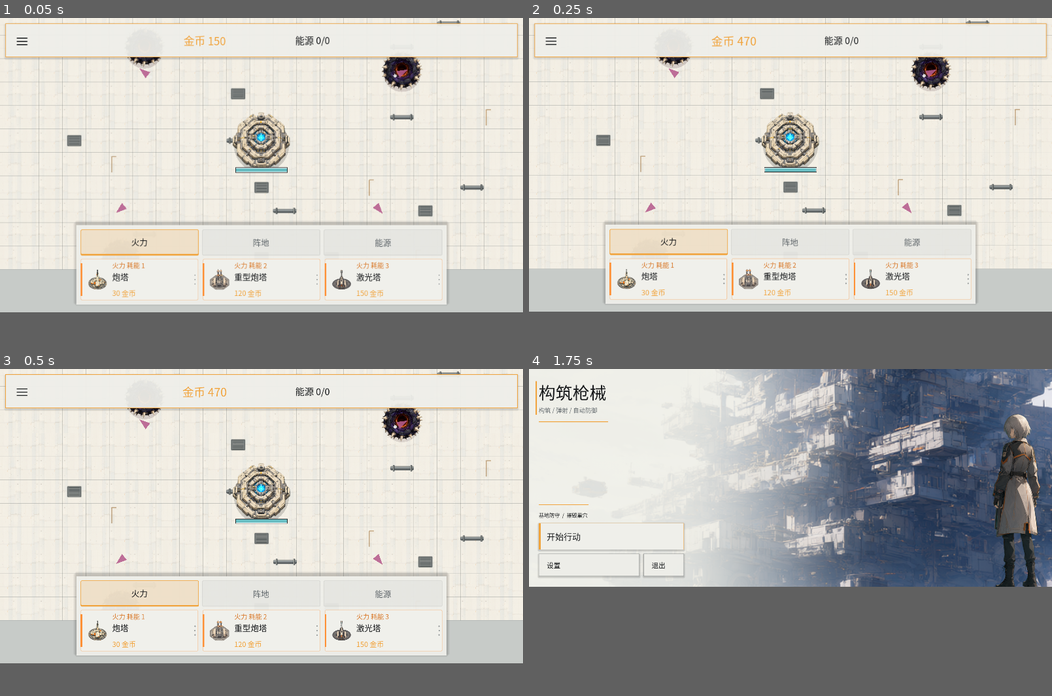
Above: before the commit, frames 1-4 (two rows, left to right).
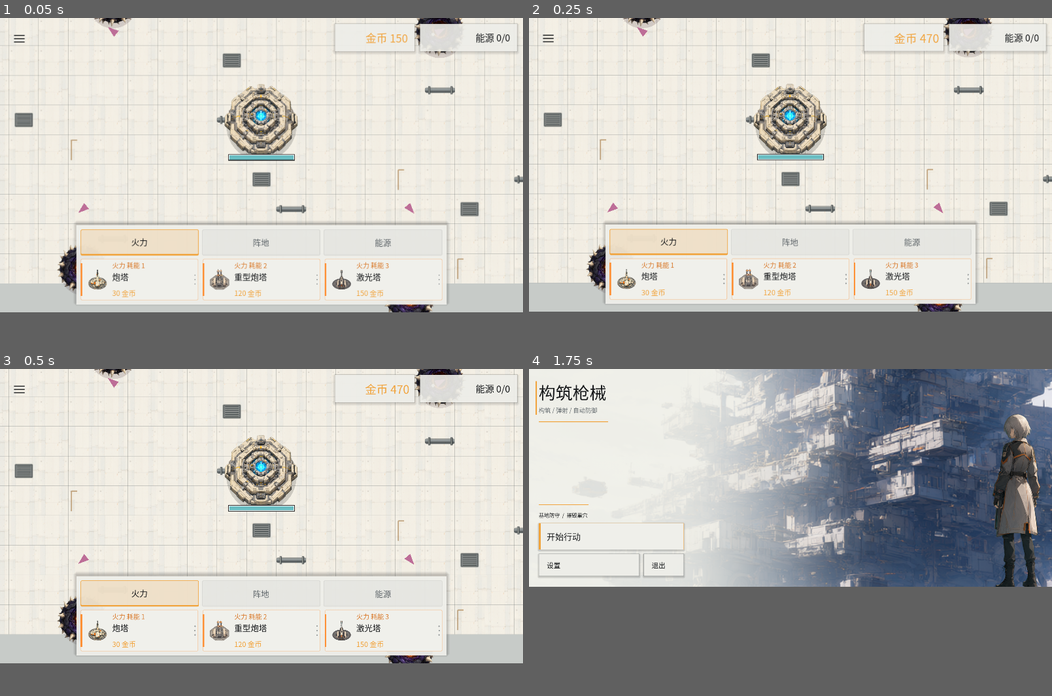
Above: after the commit, the same moments.

Repository: soryu-ryouji/build-shoot
Game: Godot game, scene res://tools/responsive_test.tscn
Two runs of this game, one before a commit and one after it. Both use one fixed random seed, a clock stepped at 60 frames per second and the inputs below. This scene is started directly instead of the project's main scene. Sound files missing from this copy of the repository are replaced by a short silence.
Inputs (mouse positions are in pixels of both pictures, inside the frame that each line leads up to):
- Up to frame 1 (0.05 s): no input
- Up to frame 2 (0.25 s): no input
- Up to frame 3 (0.5 s): no input
- Up to frame 4 (1.75 s): click "≡" at 0.5 s; tap Enter at 1.25 s; move the mouse to (905, 499) at 1.27 s; hold D from 1.28 s (still down); tap R at 1.35 s; click (905, 499) at 1.42 s

The runs differ from the first frame. In frame 1, 12% of the frame differs, in the area x 0-100%, y 0-90%; in frame 2, 12%; in frame 3, 11%; in frame 4, nothing differs.

Commit message:
refactor: 精简战斗顶部资源栏

Diff:
--- a/scenes/ui/hud.tscn
+++ b/scenes/ui/hud.tscn
@@ -12,69 +12,69 @@
 mouse_filter = 2
 script = ExtResource("1_hud")
 
-[node name="TopPanel" type="PanelContainer" parent="."]
-unique_name_in_owner = true
-custom_minimum_size = Vector2(0, 60)
-mouse_filter = 2
-
-[node name="Margin" type="MarginContainer" parent="TopPanel"]
-layout_mode = 2
-mouse_filter = 2
-theme_override_constants/margin_left = 4
-theme_override_constants/margin_top = 4
-theme_override_constants/margin_right = 4
-theme_override_constants/margin_bottom = 4
-
-[node name="MainRow" type="HBoxContainer" parent="TopPanel/Margin"]
-layout_mode = 2
-mouse_filter = 2
-theme_override_constants/separation = 8
-
-[node name="SettingsButton" type="Button" parent="TopPanel/Margin/MainRow"]
+[node name="SettingsButton" type="Button" parent="."]
 unique_name_in_owner = true
 custom_minimum_size = Vector2(52, 52)
-layout_mode = 2
-size_flags_vertical = 4
+layout_mode = 0
 mouse_default_cursor_shape = 2
 focus_mode = 0
 flat = true
 text = "≡"
 theme_override_font_sizes/font_size = 27
 
-[node name="Stats" type="HBoxContainer" parent="TopPanel/Margin/MainRow"]
+[node name="Stats" type="HBoxContainer" parent="."]
+unique_name_in_owner = true
+layout_mode = 0
+mouse_filter = 2
+theme_override_constants/separation = 8
+
+[node name="CoinsCell" type="PanelContainer" parent="Stats"]
+unique_name_in_owner = true
+custom_minimum_size = Vector2(148, 52)
 layout_mode = 2
-size_flags_horizontal = 3
-size_flags_vertical = 4
 mouse_filter = 2
-theme_override_constants/separation = 28
-alignment = 1
 
-[node name="CoinsLabel" type="Label" parent="TopPanel/Margin/MainRow/Stats"]
+[node name="Margin" type="MarginContainer" parent="Stats/CoinsCell"]
+layout_mode = 2
+mouse_filter = 2
+theme_override_constants/margin_left = 12
+theme_override_constants/margin_top = 4
+theme_override_constants/margin_right = 12
+theme_override_constants/margin_bottom = 4
+
+[node name="CoinsLabel" type="Label" parent="Stats/CoinsCell/Margin"]
 unique_name_in_owner = true
-custom_minimum_size = Vector2(160, 0)
 layout_mode = 2
 mouse_filter = 2
 theme_override_colors/font_color = Color(0.945098, 0.639216, 0.231373, 1)
 theme_override_font_sizes/font_size = 20
 text = "金币 150"
-horizontal_alignment = 1
+horizontal_alignment = 2
 vertical_alignment = 1
 
-[node name="EnergyLabel" type="Label" parent="TopPanel/Margin/MainRow/Stats"]
+[node name="EnergyCell" type="PanelContainer" parent="Stats"]
 unique_name_in_owner = true
-custom_minimum_size = Vector2(180, 0)
+custom_minimum_size = Vector2(180, 52)
+layout_mode = 2
+mouse_filter = 2
+
+[node name="Margin" type="MarginContainer" parent="Stats/EnergyCell"]
+layout_mode = 2
+mouse_filter = 2
+theme_override_constants/margin_left = 12
+theme_override_constants/margin_top = 4
+theme_override_constants/margin_right = 12
+theme_override_constants/margin_bottom = 4
+
+[node name="EnergyLabel" type="Label" parent="Stats/EnergyCell/Margin"]
+unique_name_in_owner = true
 layout_mode = 2
 mouse_filter = 2
 theme_override_colors/font_color = Color(0.0901961, 0.0980392, 0.105882, 1)
 theme_override_font_sizes/font_size = 17
 text = "能源 0/0"
-horizontal_alignment = 1
+horizontal_alignment = 2
 vertical_alignment = 1
-
-[node name="Balance" type="Control" parent="TopPanel/Margin/MainRow"]
-custom_minimum_size = Vector2(52, 0)
-layout_mode = 2
-mouse_filter = 2
 
 [node name="ToastLabel" type="Label" parent="."]
 unique_name_in_owner = true
@@ -86,4 +86,4 @@
 horizontal_alignment = 1
 vertical_alignment = 1
 
-[connection signal="pressed" from="TopPanel/Margin/MainRow/SettingsButton" to="." method="_on_settings_pressed"]
+[connection signal="pressed" from="SettingsButton" to="." method="_on_settings_pressed"]
--- a/scripts/hud.gd
+++ b/scripts/hud.gd
@@ -10,7 +10,9 @@
 const EventBindingScript = preload("res://scripts/event_binding.gd")
 
 var game: Node
-@onready var top_panel: PanelContainer = %TopPanel
+@onready var stats_box: HBoxContainer = %Stats
+@onready var coins_cell: PanelContainer = %CoinsCell
+@onready var energy_cell: PanelContainer = %EnergyCell
 @onready var coins_label: Label = %CoinsLabel
 @onready var energy_label: Label = %EnergyLabel
 @onready var toast_label: Label = %ToastLabel
@@ -25,7 +27,9 @@
 func _ready() -> void:
     mouse_filter = Control.MOUSE_FILTER_IGNORE
     _message_style = _style(Color(Palette.PAPER, 0.96), Palette.ACCENT, false)
-    top_panel.add_theme_stylebox_override("panel", _style(Color(Palette.PAPER, 0.94), Palette.ACCENT, false))
+    var cell_style := _style(Color(Palette.PAPER, 0.90), Color(Palette.INK, 0.14), false)
+    coins_cell.add_theme_stylebox_override("panel", cell_style)
+    energy_cell.add_theme_stylebox_override("panel", cell_style)
     settings_button.add_theme_color_override("font_color", Palette.INK)
     settings_button.add_theme_color_override("font_hover_color", Palette.ACCENT)
     settings_button.add_theme_stylebox_override("normal", _button_style(Color(Palette.INK, 0.06)))
@@ -92,10 +96,14 @@
 
 
 func _layout() -> void:
-    var rect := ResponsiveLayout.hud_rect(self)
+    var controls := ResponsiveLayout.hud_controls_rect(self)
     var field := ResponsiveLayout.field_rect(self)
-    top_panel.position = rect.position
-    top_panel.size = rect.size
+    settings_button.position = controls.position
+    settings_button.size = Vector2(UiMetrics.TOUCH, UiMetrics.TOUCH)
+    stats_box.reset_size()
+    var stats_size := stats_box.get_combined_minimum_size()
+    stats_box.size = Vector2(stats_size.x, UiMetrics.TOUCH)
+    stats_box.position = Vector2(controls.end.x - stats_box.size.x, controls.position.y)
     var message_width := minf(420.0, field.size.x - 48.0)
     toast_label.size = Vector2(message_width, UiMetrics.TOAST_HEIGHT)
     toast_label.position = Vector2(field.position.x + (field.size.x - message_width) * 0.5, field.position.y + 12.0)
--- a/scripts/responsive_layout.gd
+++ b/scripts/responsive_layout.gd
@@ -33,8 +33,8 @@
     return viewport.intersection(logical)
 
 
-## 顶部信息栏横跨屏幕，只保留菜单和居中的资源信息。
-static func hud_rect(item: CanvasItem) -> Rect2:
+## 顶部控件仅覆盖左右两角，不再占用一条完整的战场区域。
+static func hud_controls_rect(item: CanvasItem) -> Rect2:
     var safe := safe_rect(item)
     var inset := minf(margin(item), 10.0)
     return Rect2(
@@ -54,10 +54,10 @@
     )
 
 
-## 战场使用 HUD 与底部建造栏之间的完整宽度。
+## 战场从安全区顶部开始，仅避开底部建造栏；菜单和资源格悬浮在战场上。
 static func field_rect(item: CanvasItem) -> Rect2:
     var safe := safe_rect(item)
-    var top := hud_rect(item).end.y + FIELD_GAP
+    var top := safe.position.y
     var bottom := shop_rect(item).position.y - FIELD_GAP
     return Rect2(safe.position.x, top, safe.size.x, maxf(bottom - top, 1.0))
 
--- a/scripts/ui_metrics.gd
+++ b/scripts/ui_metrics.gd
@@ -20,7 +20,7 @@
 const FONT_DISPLAY := 42
 
 ## 顶部只保留菜单、金币与能源；底部为标签页和可直接拖拽的道具卡。
-const HUD_HEIGHT := 60.0
+const HUD_HEIGHT := 52.0
 const SHOP_HEIGHT := 146.0
 const SHOP_MAX_WIDTH := 680.0
 const SHOP_TAB_HEIGHT := 48.0
--- a/tools/responsive_test.gd
+++ b/tools/responsive_test.gd
@@ -30,16 +30,22 @@
 		var view: Vector2 = get_viewport().get_visible_rect().size
 		var field: Rect2 = main.ResponsiveLayout.field_rect(main)
 		var base_screen: Vector2 = main.world_to_screen(main.base_core.global_position)
-		var hud_rect: Rect2 = main.hud.top_panel.get_global_rect()
+		var menu_rect: Rect2 = main.hud.settings_button.get_global_rect()
+		var stats_rect: Rect2 = main.hud.stats_box.get_global_rect()
 		var shop_rect: Rect2 = main.shop_bar.get_global_rect()
 		print("RESPONSIVE GAME ", target, " logical=", view, " zoom=", main.world_camera.zoom.x)
 		_check(field.grow(2.0).has_point(base_screen), "base inside field %s" % target)
 		_check(not main.arena.map_loader.get_visible_cells().is_empty(), "visible ground generated %s" % target)
 		_check(main.world_camera.zoom.x > 0.0, "positive camera zoom %s" % target)
-		_check(_inside(hud_rect, view), "HUD inside %s" % target)
+		_check(_inside(menu_rect, view), "menu inside %s" % target)
+		_check(_inside(stats_rect, view), "stats inside %s" % target)
 		_check(_inside(shop_rect, view), "shop inside %s" % target)
-		_check(hud_rect.size.y >= 60.0, "HUD touch height %s" % target)
-		_check(field.position.y >= hud_rect.end.y, "field starts below HUD %s" % target)
+		_check(menu_rect.size.y >= 52.0, "menu touch height %s" % target)
+		_check(stats_rect.end.x <= view.x - 8.0, "stats align to screen right %s" % target)
+		_check(stats_rect.position.x > menu_rect.end.x, "stats and menu are separate %s" % target)
+		_check(main.hud.coins_label.horizontal_alignment == HORIZONTAL_ALIGNMENT_RIGHT, "coins text right aligned %s" % target)
+		_check(main.hud.energy_label.horizontal_alignment == HORIZONTAL_ALIGNMENT_RIGHT, "energy text right aligned %s" % target)
+		_check(field.position.y == 0.0, "field extends behind corner HUD %s" % target)
 		_check(field.end.y <= shop_rect.position.y, "field avoids bottom shop %s" % target)
 		_check_touch(main.hud.settings_button, "settings button %s" % target)
 		_check_touch(main.shop_bar.cards[0], "shop card %s" % target)
Binary file changed: focus_preview.png
Binary file changed: game_settings_preview.png
Binary file changed: image.png
Not shown, changed: docs/ui_prefabs_and_events.md
